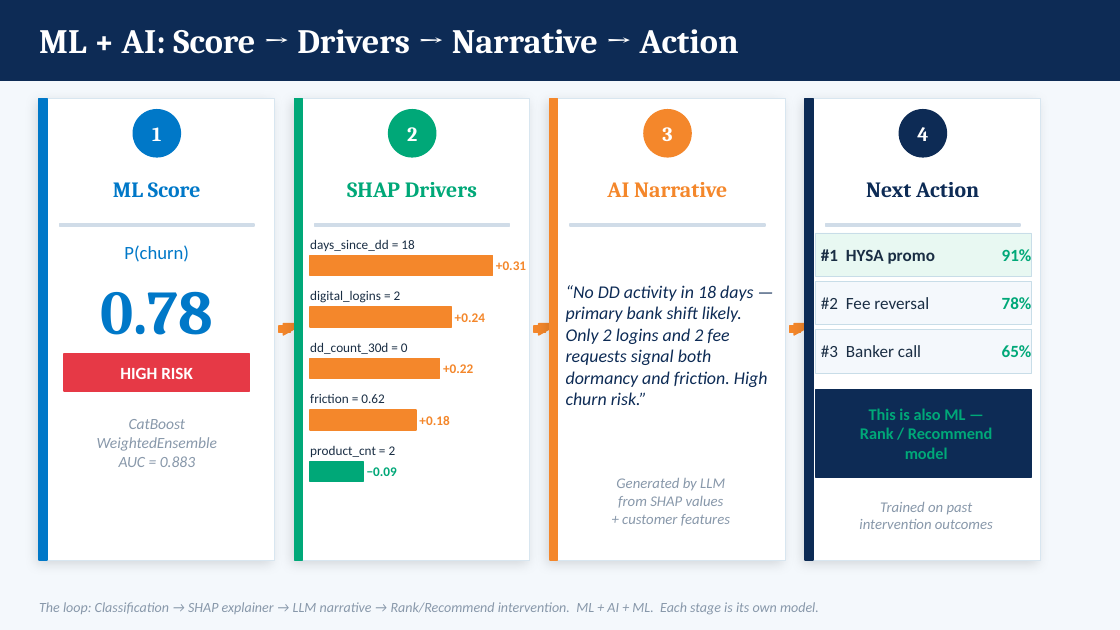
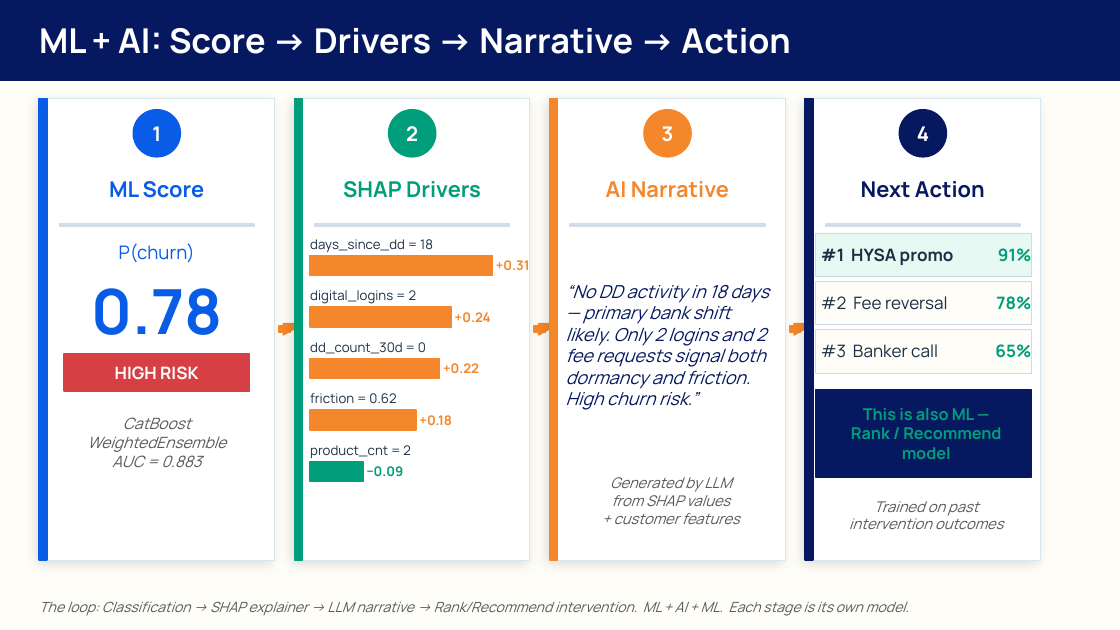
Before and after one commit to MonkeyWrenchGang/jhai_presentations, a slide deck: slide 47 of 14apr2026/data_science_for_banking_jh.pptx (slide 37 before the commit). Drawn at 1120x630 pixels with LibreOffice and Linux fonts; fonts in the diff are those of the drawing. Boxes give left, top, right and bottom in pixels: in the first picture for what was removed or moved away, otherwise in the second. Text is boxed around its words. In the diff, an @@ line names an element or a change of style, - is before the commit and + after.

```diff
--- a/14apr2026/data_science_for_banking_jh.pptx
+++ b/14apr2026/data_science_for_banking_jh.pptx
@@ background #F4F8FC to #FEFDF8 @@
@@ rectangle at bbox=[39, 99, 47, 560]: fill #0078C8 to #085CE5; outline #0078C8 1 pt to #085CE5 1 pt @@
@@ ellipse at bbox=[133, 110, 180, 157]: fill #0078C8 to #085CE5; outline #0078C8 1 pt to #085CE5 1 pt @@
@@ ellipse at bbox=[389, 110, 436, 157]: fill #00A878 to #009E7A; outline #00A878 1 pt to #009E7A 1 pt @@
@@ font Cambria to Manrope in 6 elements at bbox=[39, 28, 790, 54], bbox=[152, 126, 161, 141], bbox=[406, 126, 418, 141], bbox=[662, 126, 674, 142], bbox=[606, 181, 729, 198], bbox=[917, 126, 929, 141] @@
@@ text "ML Score" at bbox=[109, 181, 205, 198]: font Cambria to Manrope, text colour #0078C8 to #085CE5 @@
@@ text "SHAP Drivers" at bbox=[343, 181, 481, 198]: font Cambria to Manrope, text colour #00A878 to #009E7A @@
@@ text "Next Action" at bbox=[861, 181, 985, 198]: font Cambria to Manrope, text colour #0D2B55 to #06185F @@
@@ text "P(churn)" at bbox=[119, 243, 195, 262]: font Calibri to Manrope, text colour #0078C8 to #085CE5 @@
@@ text "“No DD activity in 18 ..." at bbox=[566, 285, 769, 410]: font Calibri to Manrope, text colour #0D2B55 to #06185F @@
@@ text "0.78" at bbox=[91, 288, 222, 335]: font Cambria to Manrope, text colour #0078C8 to #085CE5 @@
@@ rectangle at bbox=[815, 281, 1032, 325]: fill #F4F8FC to #FEFDF8 @@
@@ rectangle at bbox=[815, 329, 1032, 373]: fill #F4F8FC to #FEFDF8 @@
@@ rectangle at bbox=[64, 354, 250, 391]: fill #E63946 to #D64045; outline #E63946 1 pt to #D64045 1 pt @@
@@ font Calibri to Manrope in 13 elements at bbox=[115, 366, 198, 379], bbox=[310, 239, 433, 253], bbox=[496, 260, 530, 270], bbox=[310, 290, 417, 304], bbox=[455, 312, 491, 322], bbox=[310, 342, 426, 354], bbox=[443, 363, 479, 373], bbox=[310, 393, 396, 403], bbox=[419, 415, 452, 425], bbox=[310, 445, 411, 458], bbox=[821, 248, 954, 265], bbox=[821, 296, 947, 310], bbox=[821, 344, 938, 358] @@
@@ font Calibri to Manrope, text colour #00A878 to #009E7A in 5 elements at bbox=[367, 466, 404, 476], bbox=[851, 408, 1001, 459], bbox=[998, 248, 1032, 262], bbox=[996, 296, 1031, 310], bbox=[995, 344, 1031, 358] @@
@@ text "65%": place and size @@
-text "65%" at bbox=[1002, 344, 1032, 363]
+text "65%" at bbox=[995, 344, 1031, 358]
@@ fill #0D2B55 to #06185F; outline #0D2B55 1 pt to #06185F 1 pt in 4 elements at bbox=[0, 0, 1120, 81], bbox=[805, 99, 813, 560], bbox=[899, 110, 946, 157], bbox=[815, 390, 1032, 477] @@
@@ font Calibri to Manrope, text colour #8898AA to #575A5D in 4 elements at bbox=[87, 417, 226, 467], bbox=[610, 477, 740, 524], bbox=[849, 501, 1004, 529], bbox=[39, 601, 909, 616] @@
```
Also in this commit, not shown: 40 other slides changed, 12 slides added, 2 slides removed, 4 other files.
